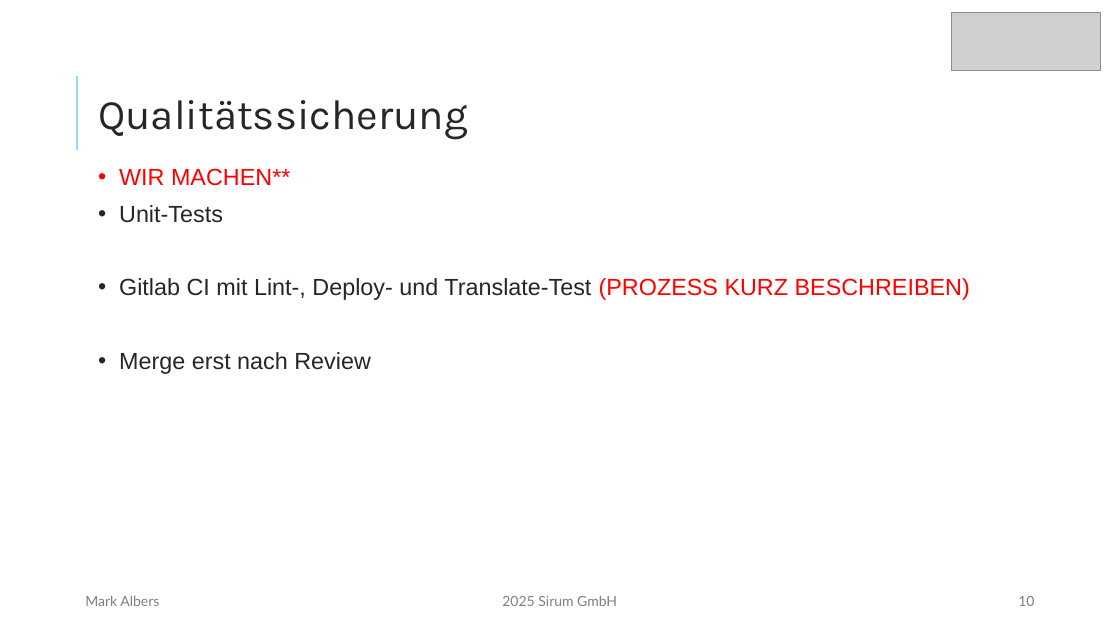
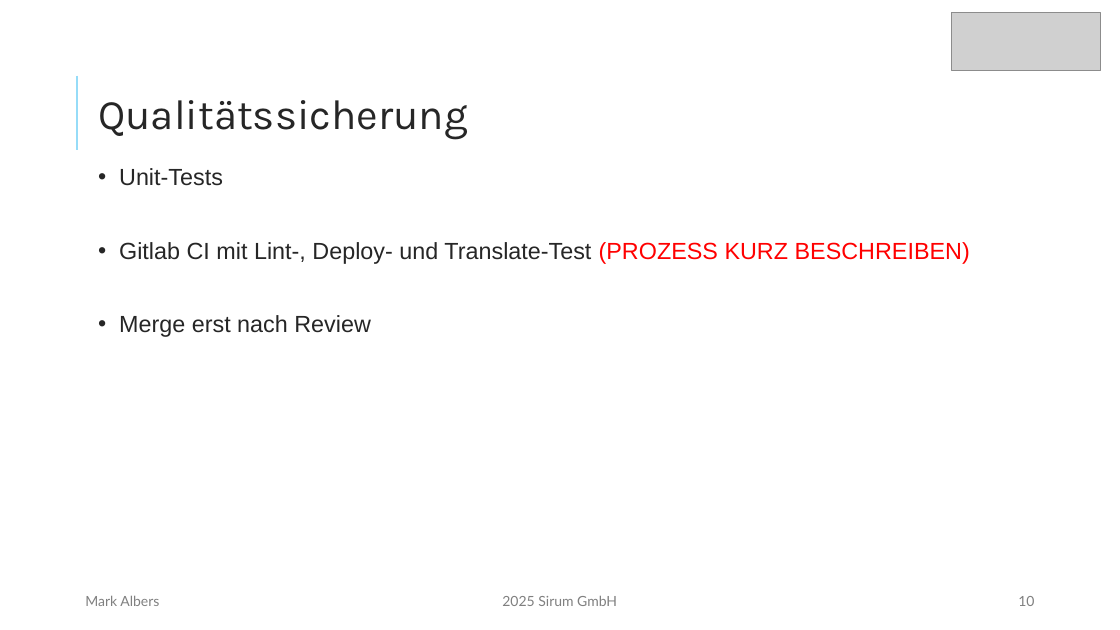
Before and after one commit to mork02/IHK-Projekt, a slide deck: slide 10 of Präsentation/Entwicklung eines Odoo-Moduls zur ZIP-komprimierten Dateiverwaltung im Dokumentenmanagementsystem.pptx. Drawn at 1120x630 pixels with LibreOffice and Linux fonts; fonts in the diff are those of the drawing; grey boxes stand for pictures. Boxes give left, top, right and bottom in pixels: in the first picture for what was removed or moved away, otherwise in the second. Text is boxed around its words. In the diff, an @@ line names an element or a change of style, - is before the commit and + after.

```diff
--- a/Präsentation/Entwicklung eines Odoo-Moduls zur ZIP-komprimierten Dateiverwaltung im Dokumentenmanagementsystem.pptx
+++ b/Präsentation/Entwicklung eines Odoo-Moduls zur ZIP-komprimierten Dateiverwaltung im Dokumentenmanagementsystem.pptx
@@ text at bbox=[119, 168, 290, 186]: paragraph removed @@
-• WIR MACHEN**
```
Also in this commit, not shown: 6 other slides changed, 1 slide removed, 5 other files.
